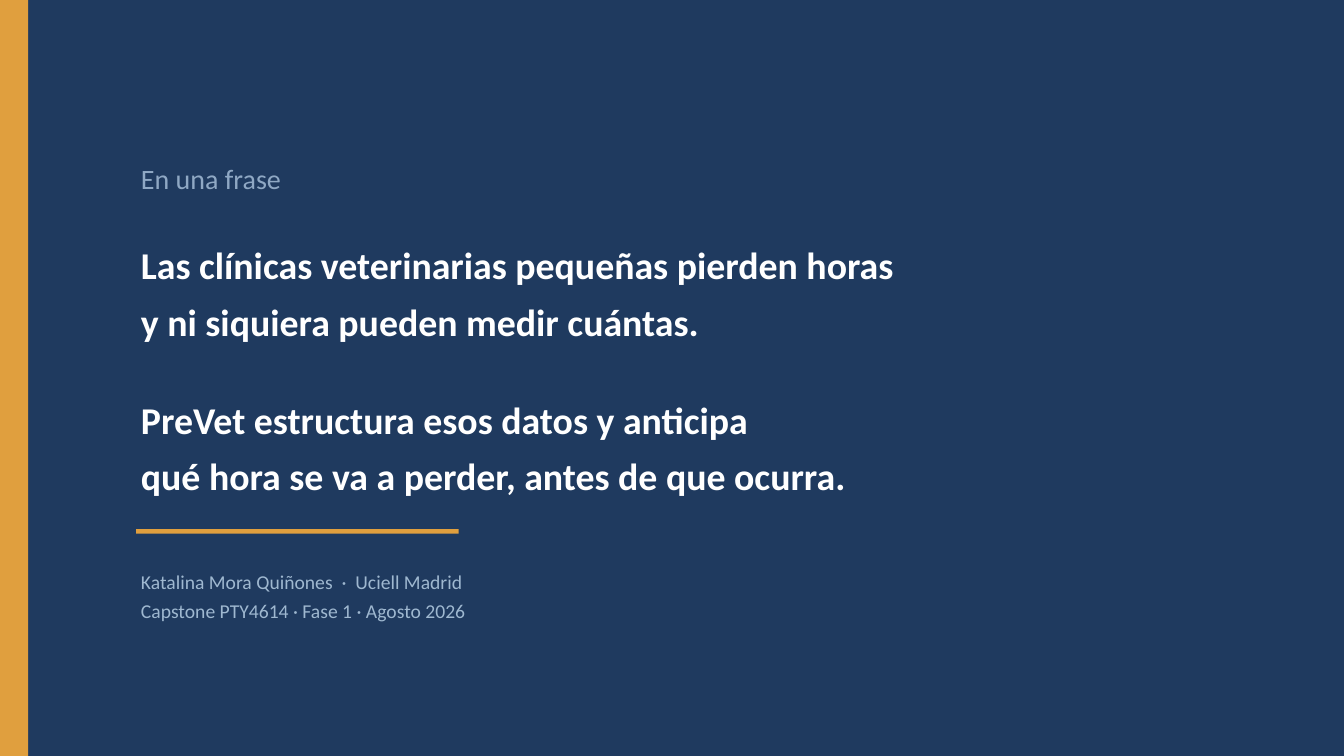
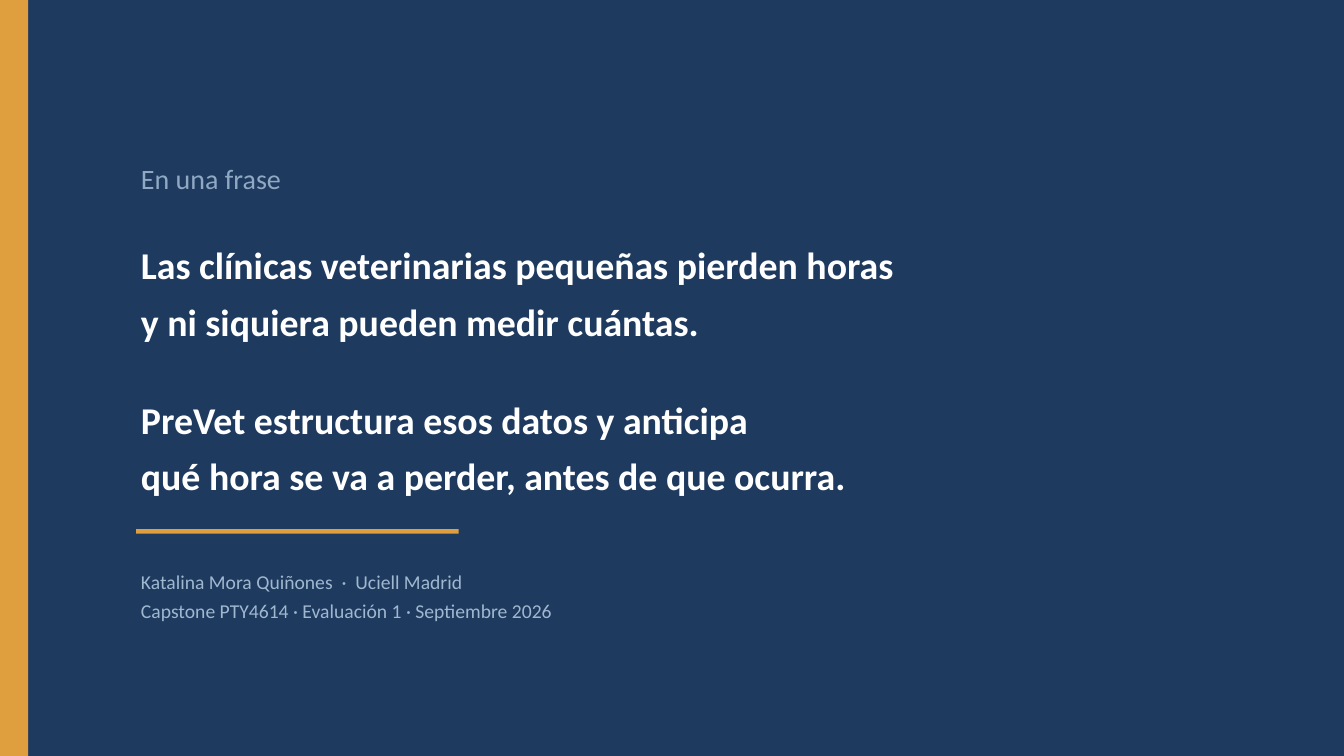
Before and after one commit to KatUci/PreVet, a slide deck: slide 18 of Fase 1/Evidencias Grupales/Presentacion_PreVet_Fase1.pptx (slide 17 before the commit). Drawn at 1344x756 pixels with LibreOffice and Linux fonts; fonts in the diff are those of the drawing. Boxes give left, top, right and bottom in pixels: in the first picture for what was removed or moved away, otherwise in the second. Text is boxed around its words. In the diff, an @@ line names an element or a change of style, - is before the commit and + after.

```diff
--- a/Fase 1/Evidencias Grupales/Presentacion_PreVet_Fase1.pptx
+++ b/Fase 1/Evidencias Grupales/Presentacion_PreVet_Fase1.pptx
@@ text at bbox=[141, 604, 552, 621]: text changed @@
-Capstone PTY4614 · Fase 1 · Agosto 2026
+Capstone PTY4614 · Evaluación 1 · Septiembre 2026
```
Also in this commit, not shown: 1 other slide changed, 1 slide added.
